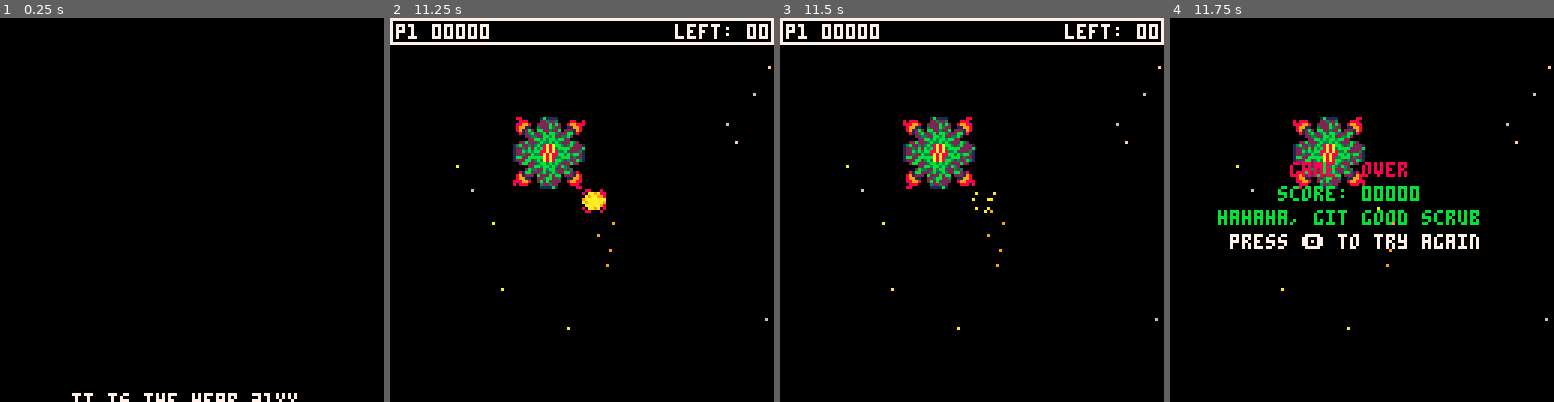
Above: before the commit, frames 1-4 (left to right).
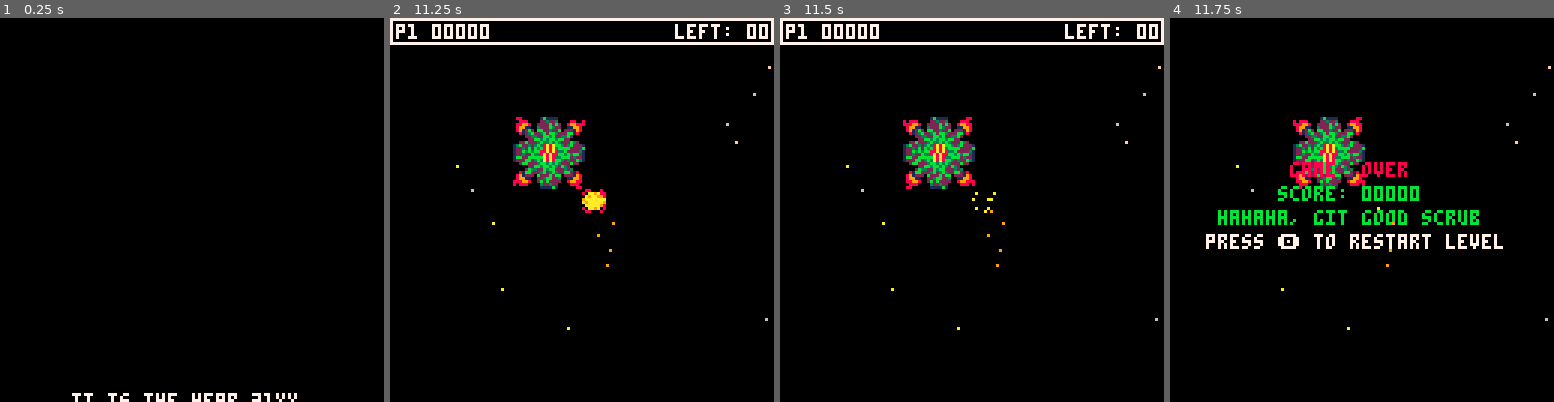
Above: after the commit, the same moments.

Repository: nsatragno/pico8-carts
Game: PICO-8 cartridge space_rescue.p8
Two runs of this game, one before a commit and one after it. Both use one fixed random seed, a clock stepped at 60 frames per second and the inputs below.
Inputs:
- Up to frame 1 (0.25 s): no input
- Up to frame 2 (11.25 s): tap O (Z key) at 0.33, 0.7, 1.43, 2.22, 3.1, 3.98, 4.87, 5.75, 6.63, 7.52, 8.4, 9.28, 10.17, 11.05 s; tap X (X key) at 1.07, 2.07, 2.4, 2.73, 3.07, 3.4, 3.73, 4.07, 4.4, 4.73, 5.07, 5.4, 5.73, 6.07, 6.4, 6.73, 7.07, 7.4, 7.73, 8.07, 8.4, 8.73, 9.07, 9.4, 9.73, 10.07, 10.4, 10.73, 11.07 s; hold Left 1.97-2.37 s; hold Down 2.42-2.82 s; hold Right 2.87-3.53 s; hold Up 3.58-4.08 s; hold Right 4.13-4.53 s; hold Down 4.58-5.08 s; hold Left 5.13-5.8 s; hold Up 5.85-6.18 s; hold Left 6.23-6.63 s; hold Down 6.68-7.08 s; hold Right 7.13-7.8 s; hold Up 7.85-8.35 s; hold Right 8.4-8.8 s; hold Down 8.85-9.35 s; hold Left 9.4-10.07 s; hold Up 10.12-10.45 s; hold Left 10.5-10.9 s; hold Down from 10.95 s (still down)
- Up to frame 3 (11.5 s): release Down at 11.35 s; tap X (X key) at 11.4 s; hold Right from 11.4 s (still down)
- Up to frame 4 (11.75 s): keep holding Right; tap X (X key) at 11.73 s

Frames 1-3 are identical in both runs. In frame 4, 1.2% of the frame differs, in the area x 9-87%, y 56-61%.

Commit message:
Win screen and bugfix.

Diff:
--- a/space_rescue.p8
+++ b/space_rescue.p8
@@ -254,7 +254,8 @@
  current_message_color = nil
  message_timer = 0
  score = 0
- level = 1
+ level = 3
+ --level = 1
  state = "menu"
  start()
 end
@@ -496,6 +497,7 @@
  if state == "game over" then
   if btnp(🅾️) then
    start()
+   music(0)
    score = 0
    state = "alive"
   end
@@ -506,6 +508,13 @@
  if state == "intro" then
   if btnp(🅾️) then
    state = "menu"
+  end
+  return
+ end
+
+ if state == "win" then
+  if btnp(🅾️) then
+   reload()
   end
   return
  end
@@ -590,7 +599,11 @@
     message_timer = 180
     if #astros <= 0 then
      music(-1)
-     state = "next level"
+     if level >= 3 then
+      state = "win"
+     else
+      state = "next level"
+     end
      return
     end
    end
@@ -1107,7 +1120,7 @@
   end
 
   -- collide shots with the boss
-  if boss.state != "dying" then
+  if boss.state != "dying" and boss.state != "dead" then
    for shot in all(shots) do
     if boss.x <= shot.x and shot.x <= boss.x + 24 and
        boss.y <= shot.y and shot.y <= boss.y + 24 then
@@ -1540,11 +1553,16 @@
   print(center("game  over"), 0, 48, 8)
   print(center("score: "..pad(score, 5)), 0, 56, 11)
   print(center(game_over_message), 0, 64, 11)
-  print(center("press 🅾️ to try again"), 0, 72, 7)
+  print(center("press 🅾️ to restart level"), 0, 72, 7)
  elseif state == "next level" then
   print(center("level complete"), 0, 48, 8)
   print(center("score: "..pad(score, 5)), 0, 56, 11)
   print(center("press 🅾️ to continue"), 0, 72, 7)
+ elseif state == "win" then
+  print(center("you rescued all the pilots"), 0, 48, 8)
+  print(center("humanity can fight again"), 0, 56, 12)
+  print(center("thanks to you"), 0, 64, 12)
+  print(center("final score: "..pad(score, 5)), 0, 72, 7)
  else
   rectfill(0, 0, 127, 8, 0)
   if current_message then
